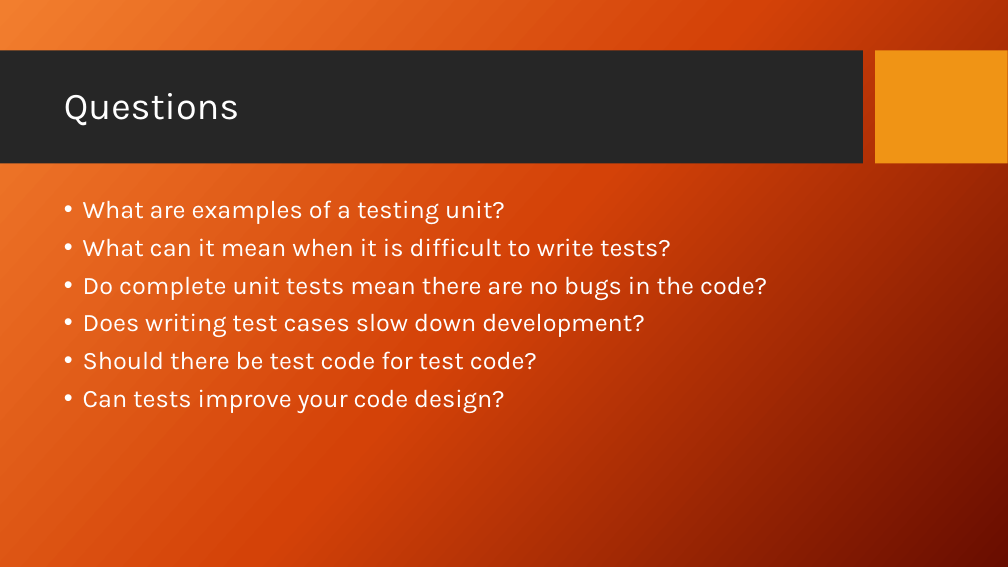
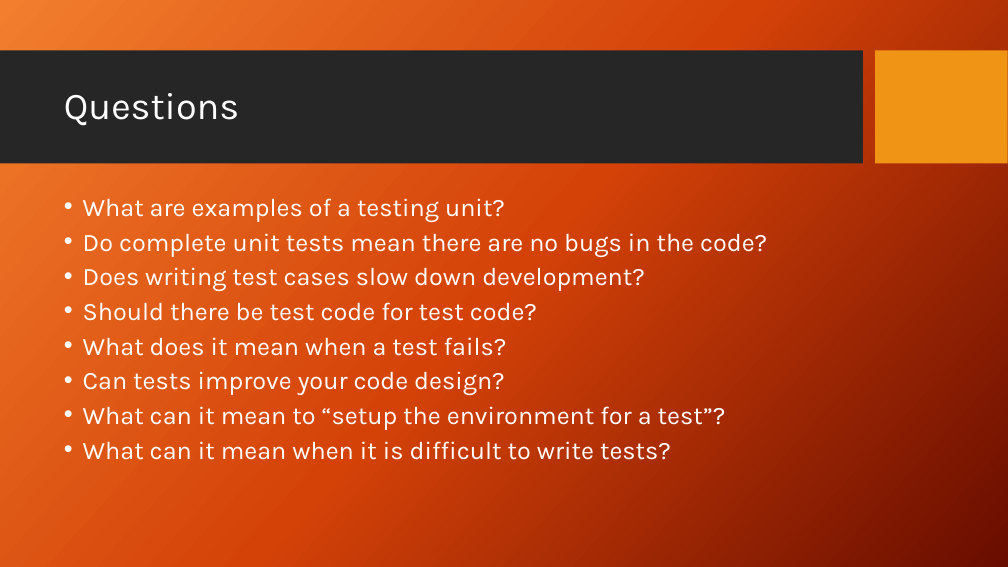
Before and after one commit to PrincetonUniversity/software_testing, a slide deck: slide 5 of UnitTestingSlides.pptx. Drawn at 1008x567 pixels with LibreOffice and Linux fonts; fonts in the diff are those of the drawing; background and template pictures are left out. Boxes give left, top, right and bottom in pixels: in the first picture for what was removed or moved away, otherwise in the second. Text is boxed around its words. In the diff, an @@ line names an element or a change of style, - is before the commit and + after.

Commit message:
update slides

```diff
--- a/UnitTestingSlides.pptx
+++ b/UnitTestingSlides.pptx
@@ text at (x1=83, y1=198, x2=767, y2=395): line spacing 0.9 to 0.8 @@
@@ text at (x1=83, y1=238, x2=671, y2=257): paragraph removed @@
-• What can it mean when it is difficult to write tests?
@@ text at (x1=83, y1=337, x2=507, y2=356): paragraph added @@
+• What does it mean when a test fails?
@@ text at (x1=83, y1=406, x2=726, y2=460): paragraphs added @@
+• What can it mean to “setup the environment for a test”?
+• What can it mean when it is difficult to write tests?
```
Also in this commit, not shown: 2 other slides changed, 7 slides added.
